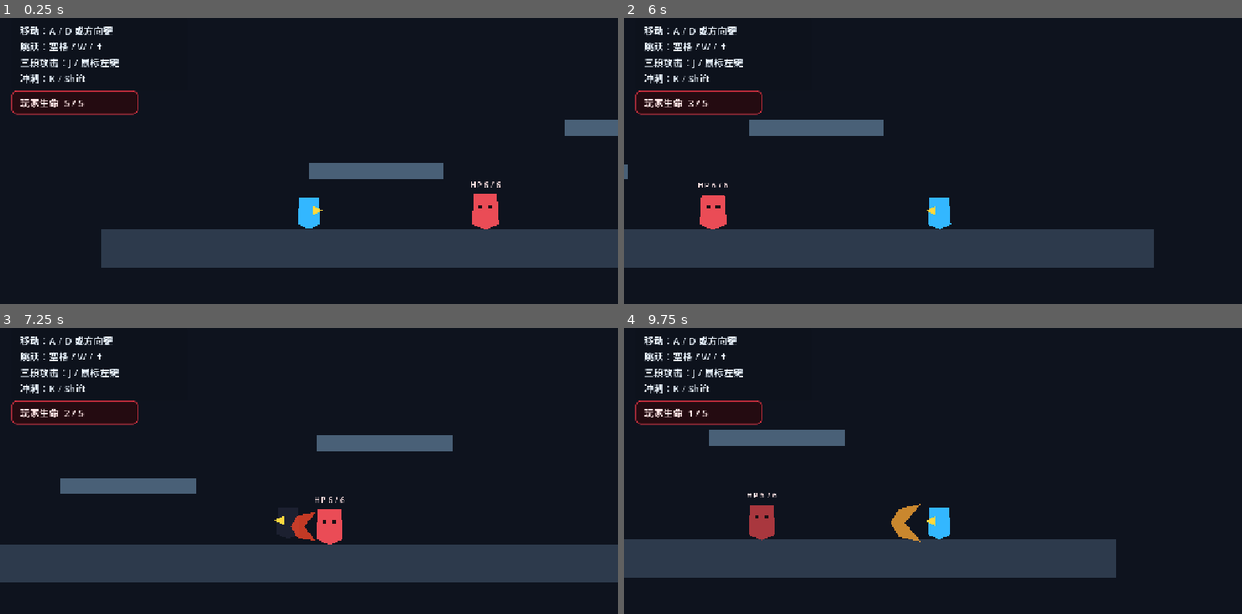
Above: before the commit, frames 1-4 (two rows, left to right).
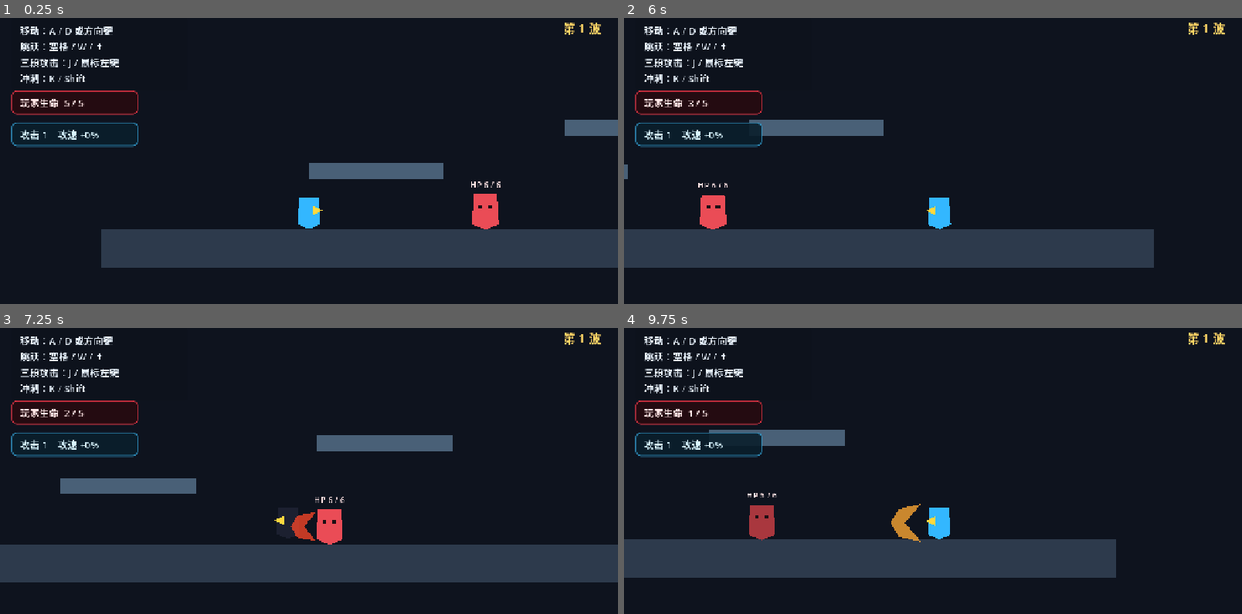
Above: after the commit, the same moments.

Repository: gaoyiyankami/holidaygame
Game: Godot game, scene res://scenes/main/main.tscn
Two runs of this game, one before a commit and one after it. Both use one fixed random seed, a clock stepped at 60 frames per second and the inputs below.
Inputs:
- Up to frame 1 (0.25 s): no input
- Up to frame 2 (6 s): hold D (move_right) 0.53-2.03 s; tap J (attack) at 0.6, 1.55, 2.1, 3.05, 3.6, 4.55, 5.1 s; tap Space (jump) at 0.77, 1.52, 3.02, 3.77, 4.52 s; tap K (dash) at 0.8, 1.35, 2.3, 2.85, 3.8, 4.35, 5.3, 5.85 s; hold A (move_left) 2.03-2.78 s; hold D (move_right) 2.78-4.28 s; hold A (move_left) 4.28-5.03 s; hold D (move_right) 5.03-5.78 s; hold A (move_left) from 5.78 s (still down)
- Up to frame 3 (7.25 s): keep holding A (move_left); tap Space (jump) at 6.02, 6.77 s; tap J (attack) at 6.05, 6.6 s; tap K (dash) at 6.8 s
- Up to frame 4 (9.75 s): release A (move_left) at 7.28 s; hold D (move_right) 7.28-9.53 s; tap K (dash) at 7.35, 8.3, 8.85 s; tap Space (jump) at 7.52, 9.02 s; tap J (attack) at 7.55, 8.1, 9.05, 9.6 s; hold A (move_left) from 9.53 s (still down)

The runs differ from the first frame. In frame 1, 0.6% of the frame differs, in the area x 1-98%, y 1-46%; in frame 2, 0.7%; in frame 3, 0.6%; in frame 4, 0.9%.

Commit message:
Add upgrade choices and wave progression

Diff:
--- a/scenes/main/main.tscn
+++ b/scenes/main/main.tscn
@@ -37,6 +37,34 @@
 content_margin_right = 18.0
 content_margin_bottom = 10.0
 
+[sub_resource type="StyleBoxFlat" id="StyleBox_stats"]
+bg_color = Color(0.04, 0.12, 0.17, 0.9)
+border_width_left = 2
+border_width_top = 2
+border_width_right = 2
+border_width_bottom = 2
+border_color = Color(0.2, 0.62, 0.82, 1)
+corner_radius_top_left = 10
+corner_radius_top_right = 10
+corner_radius_bottom_right = 10
+corner_radius_bottom_left = 10
+content_margin_left = 18.0
+content_margin_top = 10.0
+content_margin_right = 18.0
+content_margin_bottom = 10.0
+
+[sub_resource type="StyleBoxFlat" id="StyleBox_upgrade"]
+bg_color = Color(0.035, 0.045, 0.075, 0.97)
+border_width_left = 3
+border_width_top = 3
+border_width_right = 3
+border_width_bottom = 3
+border_color = Color(0.92, 0.67, 0.2, 1)
+corner_radius_top_left = 16
+corner_radius_top_right = 16
+corner_radius_bottom_right = 16
+corner_radius_bottom_left = 16
+
 [node name="Main" type="Node2D"]
 script = ExtResource("3_main")
 
@@ -87,6 +115,9 @@
 
 [node name="TrainingDummy" parent="." instance=ExtResource("2_enemy")]
 position = Vector2(560, 602)
+
+[node name="EnemySpawn" type="Marker2D" parent="."]
+position = Vector2(1040, 602)
 
 [node name="UI" type="CanvasLayer" parent="."]
 
@@ -113,6 +144,28 @@
 text = "玩家生命  5 / 5"
 theme_override_colors/font_color = Color(1, 0.9, 0.9, 1)
 theme_override_font_sizes/font_size = 20
+
+[node name="StatsPanel" type="PanelContainer" parent="UI"]
+offset_left = 24.0
+offset_top = 242.0
+offset_right = 286.0
+offset_bottom = 292.0
+theme_override_styles/panel = SubResource("StyleBox_stats")
+
+[node name="StatsLabel" type="Label" parent="UI/StatsPanel"]
+text = "攻击 1    攻速 +0%"
+theme_override_colors/font_color = Color(0.85, 0.96, 1, 1)
+theme_override_font_sizes/font_size = 20
+
+[node name="WaveLabel" type="Label" parent="UI"]
+offset_left = 1060.0
+offset_top = 28.0
+offset_right = 1245.0
+offset_bottom = 68.0
+text = "第 1 波"
+horizontal_alignment = 2
+theme_override_colors/font_color = Color(1, 0.84, 0.4, 1)
+theme_override_font_sizes/font_size = 25
 
 [node name="StatusLabel" type="Label" parent="UI"]
 visible = false
@@ -124,3 +177,63 @@
 horizontal_alignment = 1
 theme_override_colors/font_color = Color(1, 0.82, 0.38, 1)
 theme_override_font_sizes/font_size = 30
+
+[node name="UpgradePanel" type="PanelContainer" parent="UI"]
+visible = false
+offset_left = 235.0
+offset_top = 185.0
+offset_right = 1045.0
+offset_bottom = 545.0
+theme_override_styles/panel = SubResource("StyleBox_upgrade")
+
+[node name="Margin" type="MarginContainer" parent="UI/UpgradePanel"]
+theme_override_constants/margin_left = 30
+theme_override_constants/margin_top = 24
+theme_override_constants/margin_right = 30
+theme_override_constants/margin_bottom = 30
+
+[node name="VBox" type="VBoxContainer" parent="UI/UpgradePanel/Margin"]
+theme_override_constants/separation = 24
+
+[node name="Title" type="Label" parent="UI/UpgradePanel/Margin/VBox"]
+text = "选择一项强化"
+horizontal_alignment = 1
+theme_override_colors/font_color = Color(1, 0.85, 0.4, 1)
+theme_override_font_sizes/font_size = 32
+
+[node name="Choices" type="HBoxContainer" parent="UI/UpgradePanel/Margin/VBox"]
+size_flags_vertical = 3
+theme_override_constants/separation = 20
+
+[node name="AttackButton" type="Button" parent="UI/UpgradePanel/Margin/VBox/Choices"]
+custom_minimum_size = Vector2(230, 210)
+layout_mode = 2
+size_flags_horizontal = 3
+text = "攻击力
+
++1 伤害
+
+第三段同样增强"
+theme_override_font_sizes/font_size = 22
+
+[node name="SpeedButton" type="Button" parent="UI/UpgradePanel/Margin/VBox/Choices"]
+custom_minimum_size = Vector2(230, 210)
+layout_mode = 2
+size_flags_horizontal = 3
+text = "攻击速度
+
++15% 攻速
+
+连招更加流畅"
+theme_override_font_sizes/font_size = 22
+
+[node name="HealthButton" type="Button" parent="UI/UpgradePanel/Margin/VBox/Choices"]
+custom_minimum_size = Vector2(230, 210)
+layout_mode = 2
+size_flags_horizontal = 3
+text = "生命上限
+
++2 最大生命
+
+同时回复 2 点"
+theme_override_font_sizes/font_size = 22
--- a/scripts/enemies/training_dummy.gd
+++ b/scripts/enemies/training_dummy.gd
@@ -1,5 +1,7 @@
 class_name TrainingDummy
 extends CharacterBody2D
+
+signal defeated
 
 enum State {
 	IDLE,
@@ -185,6 +187,7 @@
 	collision_layer = 0
 	collision_mask = 0
 	_health_label.text = "击败！"
+	defeated.emit()
 	var death_tween := create_tween()
 	death_tween.set_parallel(true)
 	death_tween.tween_property(self, "modulate:a", 0.0, 0.35)
--- a/scripts/main/main.gd
+++ b/scripts/main/main.gd
@@ -1,18 +1,104 @@
 extends Node2D
 
+const ENEMY_SCENE := preload("res://scenes/enemies/training_dummy.tscn")
+
+var _wave: int = 1
+var _current_enemy: TrainingDummy
+var _upgrade_open: bool = false
+
 @onready var _player: Player = $Player
+@onready var _enemy_spawn: Marker2D = $EnemySpawn
 @onready var _health_label: Label = $UI/HealthPanel/HealthLabel
+@onready var _stats_label: Label = $UI/StatsPanel/StatsLabel
+@onready var _wave_label: Label = $UI/WaveLabel
 @onready var _status_label: Label = $UI/StatusLabel
+@onready var _upgrade_panel: PanelContainer = $UI/UpgradePanel
+@onready var _attack_button: Button = $UI/UpgradePanel/Margin/VBox/Choices/AttackButton
+@onready var _speed_button: Button = $UI/UpgradePanel/Margin/VBox/Choices/SpeedButton
+@onready var _health_button: Button = $UI/UpgradePanel/Margin/VBox/Choices/HealthButton
 
 
 func _ready() -> void:
 	_player.health_changed.connect(_on_player_health_changed)
+	_player.stats_changed.connect(_on_player_stats_changed)
 	_player.died.connect(_on_player_died)
+	_attack_button.pressed.connect(_choose_attack_upgrade)
+	_speed_button.pressed.connect(_choose_speed_upgrade)
+	_health_button.pressed.connect(_choose_health_upgrade)
+
 	_on_player_health_changed(_player.get_health(), _player.max_health)
+	_on_player_stats_changed(_player.attack_damage, _player.get_attack_speed_bonus())
+	_update_wave_label()
+
+	_current_enemy = $TrainingDummy as TrainingDummy
+	_connect_enemy(_current_enemy)
+
+
+func _connect_enemy(enemy: TrainingDummy) -> void:
+	enemy.defeated.connect(_on_enemy_defeated)
+
+
+func _on_enemy_defeated() -> void:
+	if _upgrade_open:
+		return
+	_upgrade_open = true
+	_player.set_controls_enabled(false)
+	_status_label.text = "第 %d 波完成！选择一项强化" % _wave
+	_status_label.visible = true
+	_upgrade_panel.visible = true
+	_attack_button.grab_focus()
+
+
+func _choose_attack_upgrade() -> void:
+	_player.apply_attack_upgrade()
+	_finish_upgrade("攻击力 +1")
+
+
+func _choose_speed_upgrade() -> void:
+	_player.apply_attack_speed_upgrade()
+	_finish_upgrade("攻击速度 +15%")
+
+
+func _choose_health_upgrade() -> void:
+	_player.apply_max_health_upgrade()
+	_finish_upgrade("生命上限 +2，回复 2 点")
+
+
+func _finish_upgrade(message: String) -> void:
+	if not _upgrade_open:
+		return
+	_upgrade_open = false
+	_upgrade_panel.visible = false
+	_status_label.text = message
+	_wave += 1
+	_update_wave_label()
+	await get_tree().create_timer(0.65).timeout
+	_status_label.visible = false
+	_spawn_next_enemy()
+	_player.set_controls_enabled(true)
+
+
+func _spawn_next_enemy() -> void:
+	var enemy := ENEMY_SCENE.instantiate() as TrainingDummy
+	enemy.max_health = 5 + _wave
+	enemy.move_speed = 105.0 + (_wave - 1) * 7.0
+	enemy.attack_cooldown = maxf(0.55, 1.0 - (_wave - 1) * 0.04)
+	enemy.position = _enemy_spawn.position
+	add_child(enemy)
+	_current_enemy = enemy
+	_connect_enemy(enemy)
 
 
 func _on_player_health_changed(current_health: int, max_health: int) -> void:
 	_health_label.text = "玩家生命  %d / %d" % [current_health, max_health]
+
+
+func _on_player_stats_changed(attack_damage: int, attack_speed_bonus: int) -> void:
+	_stats_label.text = "攻击 %d    攻速 +%d%%" % [attack_damage, attack_speed_bonus]
+
+
+func _update_wave_label() -> void:
+	_wave_label.text = "第 %d 波" % _wave
 
 
 func _on_player_died() -> void:
--- a/scripts/player/player.gd
+++ b/scripts/player/player.gd
@@ -2,6 +2,7 @@
 extends CharacterBody2D
 
 signal health_changed(current_health: int, max_health: int)
+signal stats_changed(attack_damage: int, attack_speed_bonus: int)
 signal died
 
 @export_category("Movement")
@@ -46,6 +47,8 @@
 var _invincibility_timer: float = 0.0
 var _hurt_lock_timer: float = 0.0
 var _is_dead: bool = false
+var _controls_enabled: bool = true
+var _attack_speed_multiplier: float = 1.0
 var _hit_targets: Dictionary = {}
 var _hurt_tween: Tween
 
@@ -67,7 +70,7 @@
 	_update_timers(delta)
 	if _dash_timer > 0.0:
 		_update_dash(delta)
-	elif not _is_dead and _hurt_lock_timer <= 0.0:
+	elif not _is_dead and _controls_enabled and _hurt_lock_timer <= 0.0:
 		_apply_gravity(delta)
 		_handle_horizontal_movement(delta)
 		_handle_jump()
@@ -148,13 +151,13 @@
 			_start_attack(_combo_step + 1)
 		else:
 			_combo_queued = false
-			_attack_cooldown_timer = 0.12 if _combo_step < 3 else 0.26
+			_attack_cooldown_timer = (0.12 if _combo_step < 3 else 0.26) / _attack_speed_multiplier
 			_combo_reset_timer = combo_reset_time
 
 
 func _start_attack(step: int) -> void:
 	_combo_step = step
-	_attack_timer = _get_attack_duration(step)
+	_attack_timer = _get_attack_duration(step) / _attack_speed_multiplier
 	_hit_targets.clear()
 	_slash_visual.visible = true
 	_slash_visual.scale = Vector2(0.9 + step * 0.12, 0.82 + step * 0.08)
@@ -238,6 +241,36 @@
 	return _health
 
 
+func set_controls_enabled(enabled: bool) -> void:
+	_controls_enabled = enabled
+	if not enabled:
+		velocity.x = 0.0
+		_attack_timer = 0.0
+		_combo_queued = false
+		_slash_visual.visible = false
+		_dash_visual.visible = false
+
+
+func apply_attack_upgrade() -> void:
+	attack_damage += 1
+	stats_changed.emit(attack_damage, get_attack_speed_bonus())
+
+
+func apply_attack_speed_upgrade() -> void:
+	_attack_speed_multiplier += 0.15
+	stats_changed.emit(attack_damage, get_attack_speed_bonus())
+
+
+func apply_max_health_upgrade() -> void:
+	max_health += 2
+	_health = mini(_health + 2, max_health)
+	health_changed.emit(_health, max_health)
+
+
+func get_attack_speed_bonus() -> int:
+	return roundi((_attack_speed_multiplier - 1.0) * 100.0)
+
+
 func _flash_on_hit() -> void:
 	if _hurt_tween and _hurt_tween.is_valid():
 		_hurt_tween.kill()
--- a/tests/combat_smoke_test.gd
+++ b/tests/combat_smoke_test.gd
@@ -14,22 +14,31 @@
 
 	await get_tree().create_timer(3.0).timeout
 	var player_was_attacked := player.get_health() < player.max_health
+	enemy.take_damage(999, player.global_position)
+	await get_tree().create_timer(0.1).timeout
 
-	print("Combat smoke test: moved=%s attacked=%s enemy_x=%.1f player_hp=%d" % [
+	var upgrade_panel := $Main/UI/UpgradePanel as PanelContainer
+	var upgrade_opened := upgrade_panel.visible
+	var attack_button := $Main/UI/UpgradePanel/Margin/VBox/Choices/AttackButton as Button
+	attack_button.pressed.emit()
+	await get_tree().create_timer(0.8).timeout
+
+	var attack_upgraded := player.attack_damage == 2
+	var next_enemy: TrainingDummy
+	for child in $Main.get_children():
+		if child is TrainingDummy:
+			next_enemy = child
+			break
+	var next_wave_spawned := is_instance_valid(next_enemy)
+
+	print("Combat smoke test: moved=%s attacked=%s upgrade=%s attack_upgraded=%s next_wave=%s" % [
 		enemy_moved,
 		player_was_attacked,
-		enemy.global_position.x,
-		player.get_health(),
-	])
-	print("Enemy diagnostics: physics=%s state=%s target=%s velocity=%s" % [
-		enemy.is_physics_processing(),
-		enemy.get("_state"),
-		is_instance_valid(enemy.get("_target")),
-		enemy.velocity,
-	])
-	print("Player group diagnostics: member=%s count=%d" % [
-		player.is_in_group("player"),
-		get_tree().get_nodes_in_group("player").size(),
+		upgrade_opened,
+		attack_upgraded,
+		next_wave_spawned,
 	])
 
-	get_tree().quit(0 if enemy_moved and player_was_attacked else 1)
+	var passed := enemy_moved and player_was_attacked and upgrade_opened \
+		and attack_upgraded and next_wave_spawned
+	get_tree().quit(0 if passed else 1)
Not shown, changed: export_presets.cfg
Not shown: 1 places in scenes/main/main.tscn that only renumber resources
Not shown, changed: README.md
